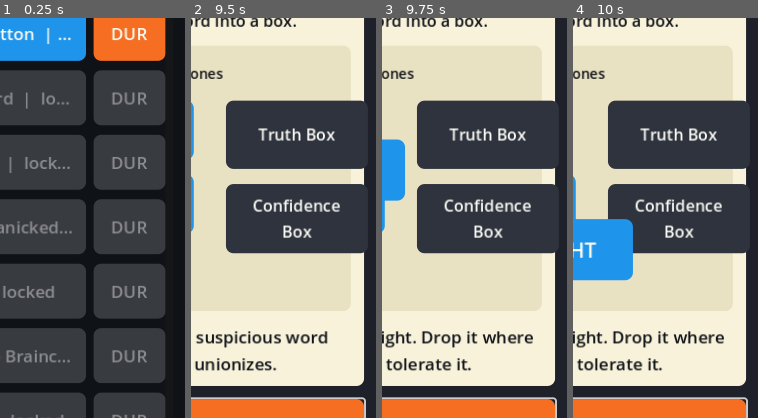
Above: before the commit, frames 1-4 (left to right).
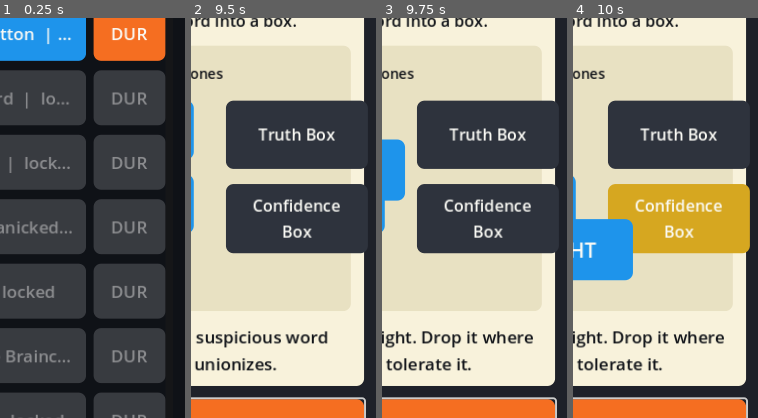
Above: after the commit, the same moments.

Repository: scwlkr/UQIQ
Game: Godot game, scene res://scenes/Main.tscn
Same seed, same stepped clock (60 frames per second), same inputs: the game is played once before the commit and once after it.
Inputs (mouse positions are % of the whole screen's width and height, from its top left):
- Up to frame 1 (0.25 s): no input
- Up to frame 2 (9.5 s): click "01 The Wrong Button | playable" at 0.5 s; click "<" at 1.25 s; click "DUR" at 2 s; click "01 The Wrong Button | DUR'D -…" at 2.75 s; click "<" at 3.5 s; click "01 The Wrong Button | DUR'D -…" at 4.25 s; click "<" at 5 s; click "02 Move the Word | playable" at 5.75 s; click "Roast" at 6.5 s; click "Roast" at 7.25 s; click "Roast" at 8 s; tap Enter at 8.75 s; move the mouse to (72, 45) at 8.77 s; click (72, 45) at 8.92 s
- Up to frame 3 (9.75 s): tap Space at 9.5 s; drag from (30, 55) to (45, 70) at 9.52 s
- Up to frame 4 (10 s): no input
The pictures show only the part of the screen within x 48-98%, y 43-93%; the shares and areas given below are measured in that part.

Frames 1-3 are identical in both runs. In frame 4, 12% of the frame differs, in the area x 18-96%, y 41-59%.

Commit message:
Polish drag hover feedback

Diff:
--- a/scripts/main.gd
+++ b/scripts/main.gd
@@ -63,6 +63,7 @@
 var _drag_offset := Vector2.ZERO
 var _drag_origin := Vector2.ZERO
 var _drag_drop_zones := {}
+var _drag_hover_target_id := ""
 var _last_drag_drop_target_id := ""
 var _selected_pattern_cell := ""
 var _pattern_marked_cells: Array[String] = []
@@ -388,6 +389,7 @@
 	_drag_offset = Vector2.ZERO
 	_drag_origin = Vector2.ZERO
 	_drag_drop_zones = {}
+	_drag_hover_target_id = ""
 	_last_drag_drop_target_id = ""
 	_selected_pattern_cell = ""
 	_pattern_marked_cells = []
@@ -1430,12 +1432,14 @@
 		_drag_origin = tile.position
 		_animate_control_scale(tile, Vector2(1.04, 1.04), 0.05)
 		tile.move_to_front()
+		_set_drag_hover_target(_drop_target_for_released_tile(_event_canvas_position(event, tile), tile))
 		_feedback_label.text = "Dragging %s. Drop it where truth will tolerate it." % object_id
 		_mark_input_handled()
 		return
 
 	if _is_pointer_drag(event) and _dragging_tile == tile:
 		_move_drag_tile(event, tile)
+		_set_drag_hover_target(_drop_target_for_released_tile(_event_canvas_position(event, tile), tile))
 		_mark_input_handled()
 		return
 
@@ -1446,9 +1450,11 @@
 		_dragging_tile = null
 		_drag_offset = Vector2.ZERO
 		_animate_control_scale(tile, Vector2.ONE, 0.06)
+		_set_drag_hover_target("")
 		if drop_target_id.is_empty():
 			_handle_direct_drag_miss(object_id, tile)
 		else:
+			_snap_drag_tile_to_zone(tile, drop_target_id)
 			_handle_direct_drag_drop(object_id, drop_target_id)
 		_mark_input_handled()
 
@@ -1528,6 +1534,38 @@
 		clamp(next_position.x, 0.0, max_x),
 		clamp(next_position.y, 42.0, max_y)
 	)
+
+
+func _set_drag_hover_target(target_id: String) -> void:
+	if target_id == _drag_hover_target_id:
+		return
+	_drag_hover_target_id = target_id
+	_refresh_drag_drop_zone_styles()
+
+
+func _refresh_drag_drop_zone_styles() -> void:
+	for target_id in _drag_drop_zones.keys():
+		var zone = _drag_drop_zones[target_id] as PanelContainer
+		if zone == null or not is_instance_valid(zone):
+			continue
+
+		var color := COLOR_YELLOW.darkened(0.16) if str(target_id) == _drag_hover_target_id else COLOR_PANEL_ALT
+		zone.add_theme_stylebox_override("panel", _flat_box(color, 8))
+
+
+func _snap_drag_tile_to_zone(tile: Control, target_id: String) -> void:
+	if tile == null or not is_instance_valid(tile):
+		return
+	var zone = _drag_drop_zones.get(target_id) as Control
+	if zone == null or not is_instance_valid(zone):
+		return
+	var playfield := tile.get_parent() as Control
+	if playfield == null:
+		return
+
+	var zone_center := zone.get_global_rect().get_center()
+	var target_position: Vector2 = zone_center - playfield.get_global_rect().position - (tile.size * 0.5)
+	_animate_control_position(tile, target_position)
 
 
 func _drop_target_at_canvas_position(canvas_position: Vector2) -> String:
--- a/scripts/verify_issue_40_interaction_core.gd
+++ b/scripts/verify_issue_40_interaction_core.gd
@@ -101,10 +101,12 @@
 	var motion := InputEventMouseMotion.new()
 	motion.position = tile.get_global_transform_with_canvas().affine_inverse() * target_center
 	_main.call("_handle_drag_tile_input", motion, object_id, tile)
+	_require(str(_main.get("_drag_hover_target_id")) == target_id, "Dragging over a drop zone should mark it as the current hover target.")
 	target_center = zone.get_global_rect().get_center()
 	var release_position := tile.get_global_transform_with_canvas().affine_inverse() * target_center
 	var release := _mouse_button_event(release_position, false)
 	_main.call("_handle_drag_tile_input", release, object_id, tile)
+	_require(str(_main.get("_drag_hover_target_id")).is_empty(), "Releasing a drag should clear drop-zone hover state.")
 
 
 func _release_overlapping_tile_with_bad_pointer(object_id: String, target_id: String) -> void:
Not shown, changed: docs/RELEASE_STATUS.md
